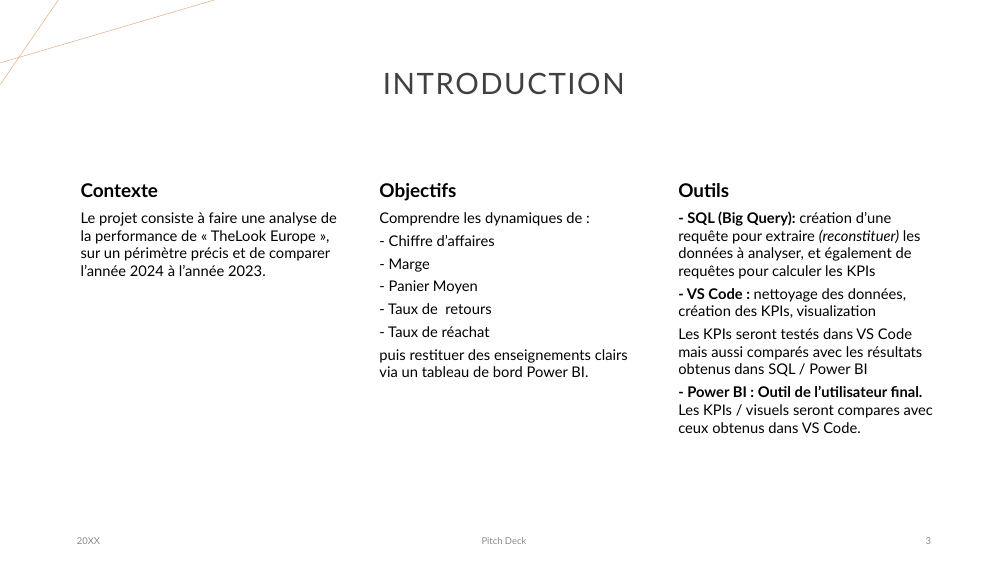
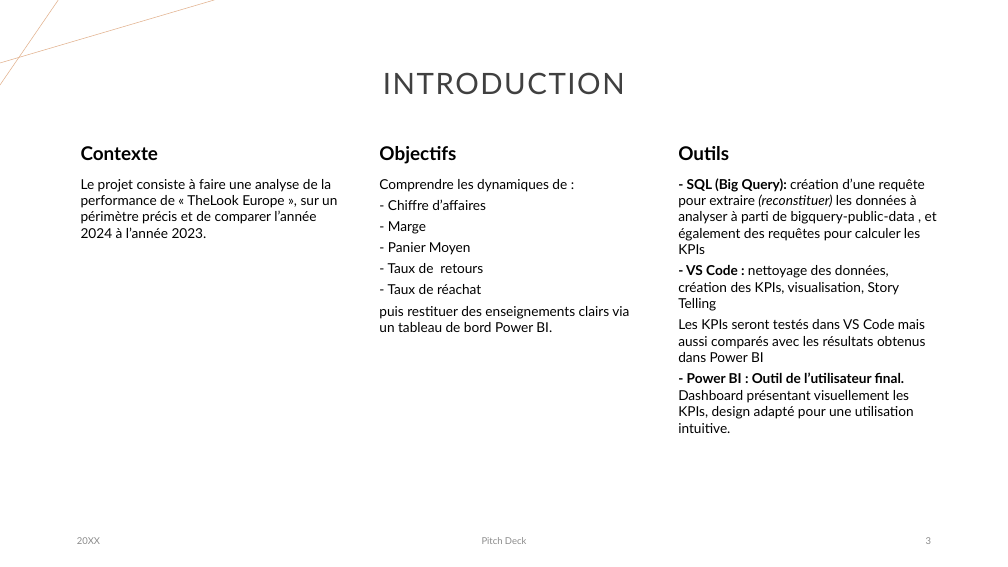
Before and after one commit to CDoliveux/Exam_Datagong_Doliveux, a slide deck: slide 3 of slides/Doliveux_Charlotte_Slides_EDA.pptx. Drawn at 1008x567 pixels with LibreOffice and Linux fonts; fonts in the diff are those of the drawing. Boxes give left, top, right and bottom in pixels: in the first picture for what was removed or moved away, otherwise in the second. Text is boxed around its words. In the diff, an @@ line names an element or a change of style, - is before the commit and + after.

Commit message:
finalisation slides présentation

```diff
--- a/slides/Doliveux_Charlotte_Slides_EDA.pptx
+++ b/slides/Doliveux_Charlotte_Slides_EDA.pptx
@@ text "Contexte": place and size @@
-text "Contexte" at [81,183,158,197]
+text "Contexte" at [81,146,158,160]
@@ text "Objectifs": place and size @@
-text "Objectifs" at [379,183,456,201]
+text "Objectifs" at [379,146,456,164]
@@ text "Outils": place and size @@
-text "Outils" at [678,183,729,197]
+text "Outils" at [678,146,729,160]
@@ text "Le projet consiste à faire ..." at [81,179,337,238]: size 14 to 13 pt @@
@@ text "Le projet consiste à faire ...": place and size @@
-text "Le projet consiste à faire ..." at [81,212,337,276]
+text "Le projet consiste à faire ..." at [81,179,337,238]
@@ text "Comprendre les dynamiques de :": place and size @@
-text "Comprendre les dynamiques de :" at [379,212,628,377]
+text "Comprendre les dynamiques de :" at [379,179,629,332]
@@ text "Comprendre les dynamiques de :" at [379,179,629,332]: size 14 to 13 pt @@
@@ text at [678,178,937,433]: text changed; size 14 to 13 pt @@
-- SQL (Big Query): création d’une requête pour extraire (reconstituer) les données à analyser, et également de requêtes pour calculer les KPIs
-- VS Code : nettoyage des données, création des KPIs, visualization
-Les KPIs seront testés dans VS Code mais aussi comparés avec les résultats obtenus dans SQL / Power BI
-- Power BI : Outil de l’utilisateur final. Les KPIs / visuels seront compares avec ceux obtenus dans VS Code.
+- SQL (Big Query): création d’une requête pour extraire (reconstituer) les données à analyser à parti de bigquery-public-data , et également des requêtes pour calculer les KPIs
+- VS Code : nettoyage des données, création des KPIs, visualisation, Story Telling
+Les KPIs seront testés dans VS Code mais aussi comparés avec les résultats obtenus dans Power BI
+- Power BI : Outil de l’utilisateur final. Dashboard présentant visuellement les KPIs, design adapté pour une utilisation intuitive.
```
Also in this commit, not shown: 2 other slides changed, 2 slides added, 15 slides removed.
